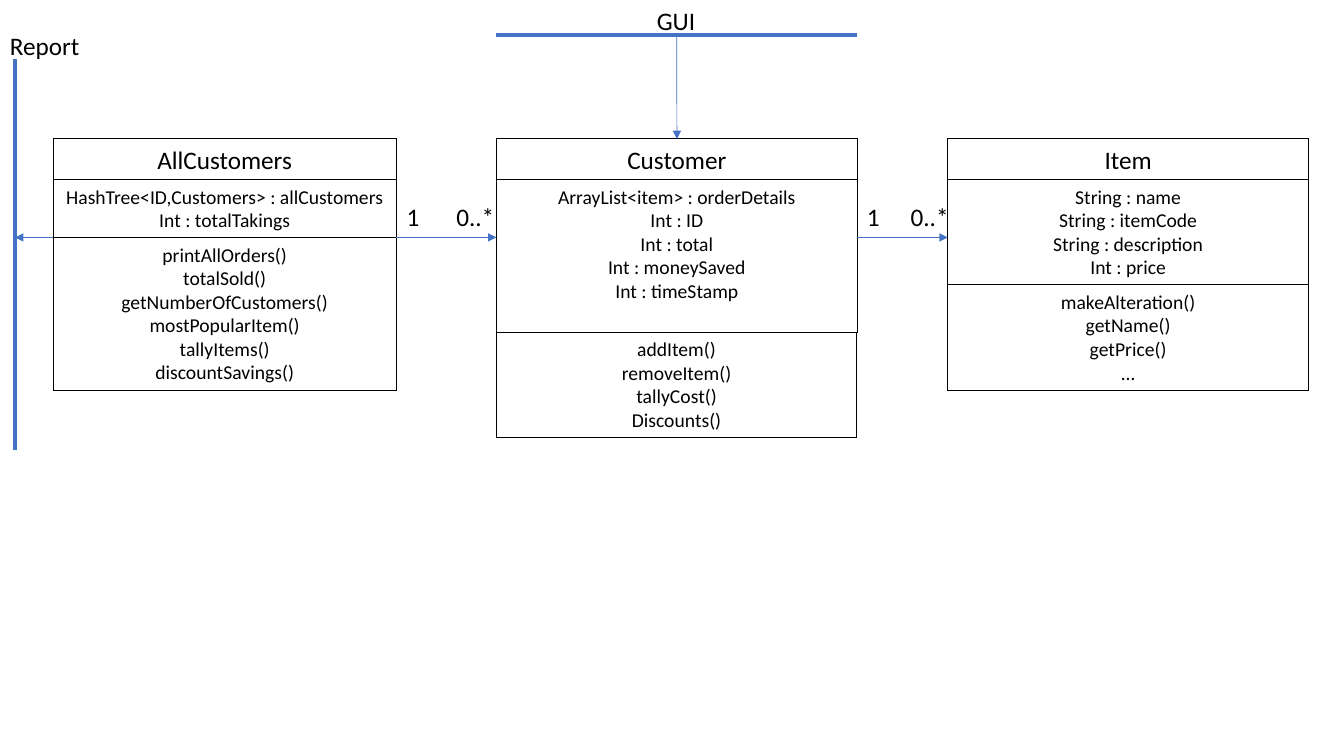
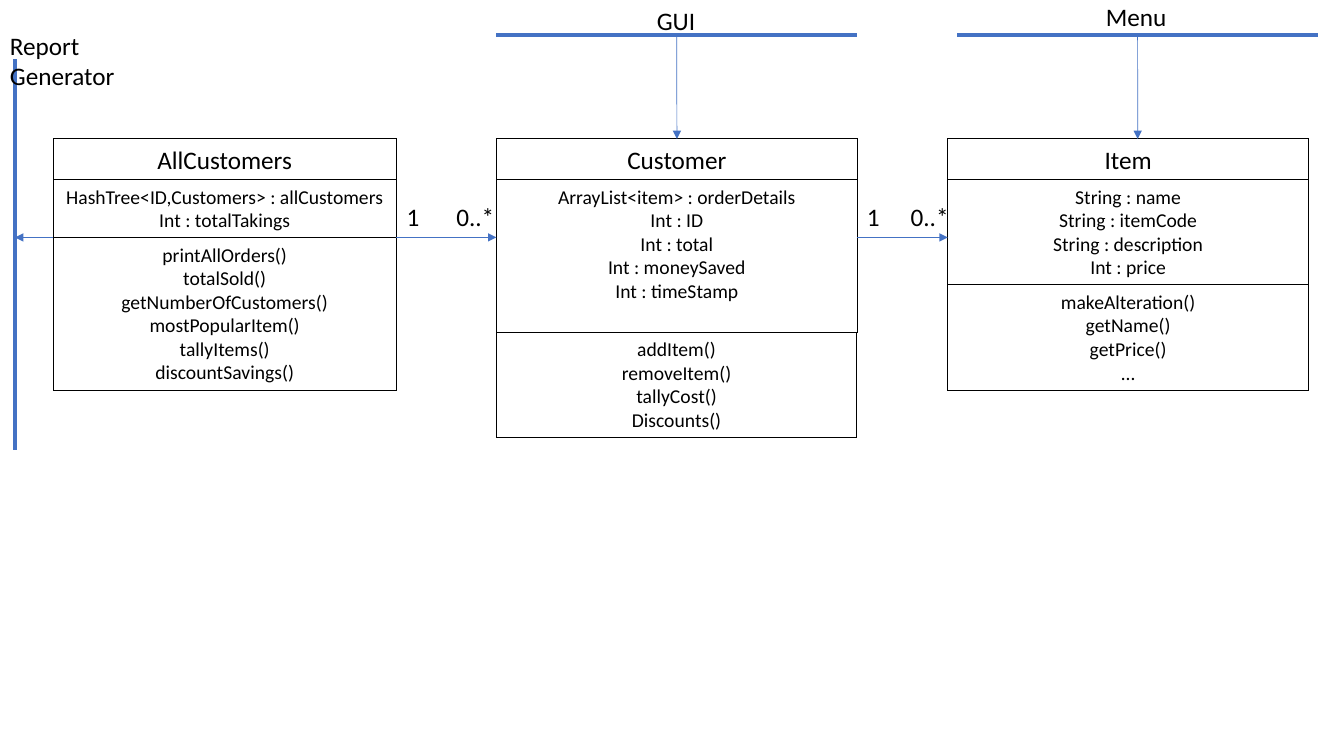
Before and after one commit to VanDyn/AdvSW_P1, a slide deck: slide 1 of Documents/Customer Class Diagrams + CRC.pptx. Drawn at 1344x756 pixels with LibreOffice and Linux fonts; fonts in the diff are those of the drawing. Boxes give left, top, right and bottom in pixels: in the first picture for what was removed or moved away, otherwise in the second. Text is boxed around its words. In the diff, an @@ line names an element or a change of style, - is before the commit and + after.

Commit message:
Updated powerpoint

```diff
--- a/Documents/Customer Class Diagrams + CRC.pptx
+++ b/Documents/Customer Class Diagrams + CRC.pptx
@@ text added at box(1106, 9, 1167, 27), 18 pt, text #000000 @@
+Menu
@@ text at box(10, 38, 115, 92): text changed @@
-Report
+Report Generator
@@ line added from (958, 35) to (1318, 35), #4472C4 3 pt @@
@@ arrow added from (1138, 35) to (1138, 139), #4472C4 0.5 pt @@
```
Also in this commit, not shown: 1 other file.
